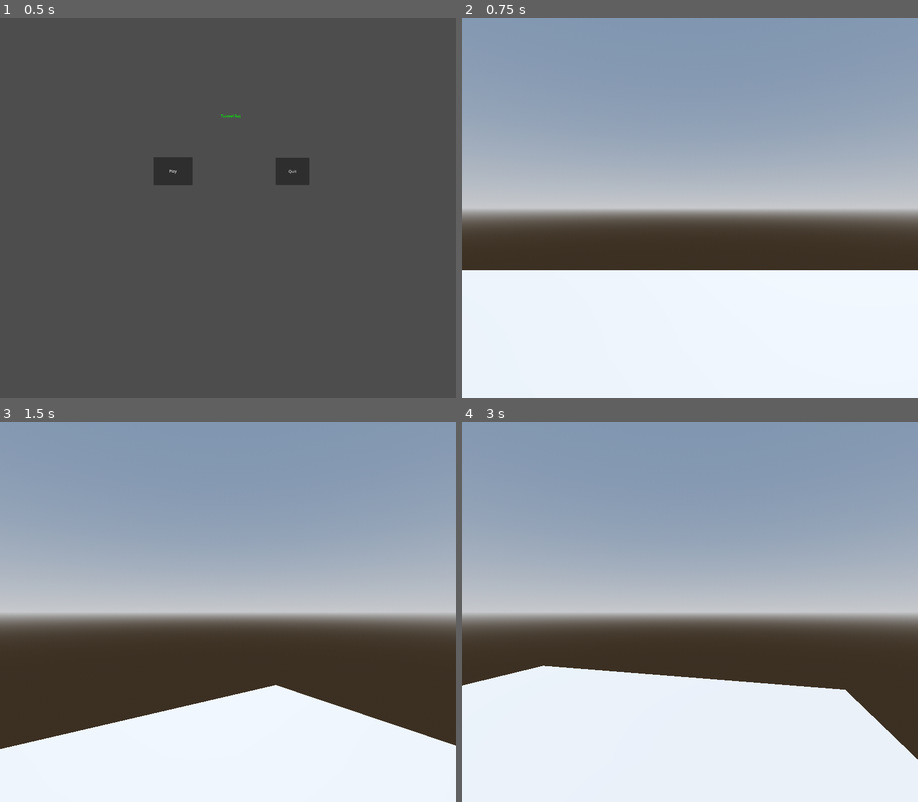
Above: before the commit, frames 1-4 (two rows, left to right).
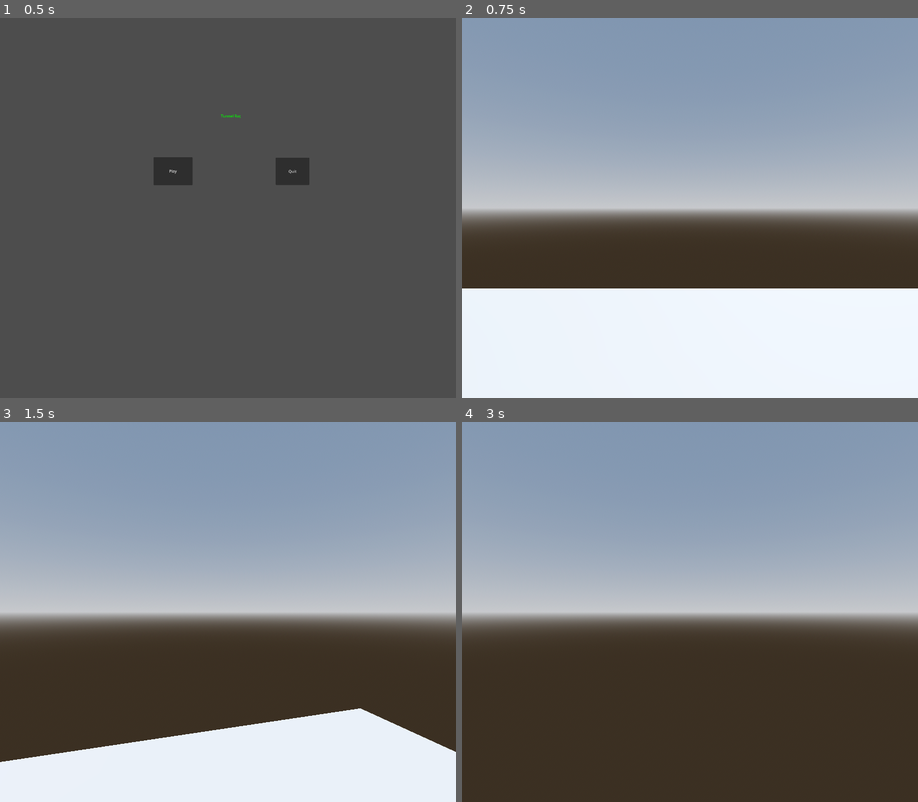
Above: after the commit, the same moments.

Repository: rgipsonhansen/Tunnel-Rat
Game: Godot game, scene res://main_screen.tscn
Two runs of this game, one before a commit and one after it. Both use one fixed random seed, a clock stepped at 60 frames per second and the inputs below.
Inputs (mouse positions are in pixels of both pictures, inside the frame that each line leads up to):
- Up to frame 1 (0.5 s): no input
- Up to frame 2 (0.75 s): click "Play" at 0.5 s
- Up to frame 3 (1.5 s): tap Enter (ui_accept) at 1.25 s; move the mouse to (328, 593) at 1.27 s; hold D (rotateRight) from 1.28 s (still down)
- Up to frame 4 (3 s): tap Enter (ui_accept) at 1.52, 2.27 s; move the mouse to (598, 631) at 2.02 s; release D (rotateRight) at 2.03 s; hold S (back) 2.03-2.78 s; move the mouse to (735, 528) at 2.77 s; hold D (rotateRight) from 2.78 s (still down)

Frame 1 is identical in both runs. In frame 2, 4.8% of the frame differs, in the area x 0-100%, y 66-72%; in frame 3, 4.8%; in frame 4, 31%, in the area x 0-100%, y 64-100%.

Commit message:
Added y axis mouse camera movement

Diff:
--- a/player.gd
+++ b/player.gd
@@ -1,11 +1,23 @@
 extends CharacterBody3D
 
+@onready var head = $Head
 
 const SPEED = 5.0
 const JUMP_VELOCITY = 4.5
+const MOUSE_SENS = 0.25
 @export var turn_speed = 0.025
 # Get the gravity from the project settings to be synced with RigidBody nodes.
 var gravity = ProjectSettings.get_setting("physics/3d/default_gravity")
+
+func _ready():
+	Input.set_mouse_mode(Input.MOUSE_MODE_CAPTURED)
+
+#mouse movement on the y axis
+func _input(event):
+	if event is InputEventMouseMotion:
+		rotate_y(deg_to_rad(-event.relative.x * MOUSE_SENS))
+		#head.rotate_x(deg_to_rad(-event.relative.y * MOUSE_SENS))
+		#head.rotation_x = clamp(head.rotation.x,deg_to_rad(-89),deg_to_rad(89))
 
 
 func _physics_process(delta):
@@ -22,6 +34,7 @@
 	var input_dir = Input.get_vector("left", "right", "forward", "back")
 	var direction = (transform.basis * Vector3(input_dir.x, 0, input_dir.y)).normalized()
 
+
 	if direction:
 		velocity.x = direction.x * SPEED
 		velocity.z = direction.z * SPEED
@@ -29,9 +42,16 @@
 		velocity.x = move_toward(velocity.x, 0, SPEED)
 		velocity.z = move_toward(velocity.z, 0, SPEED)
 
+#Tank control movement
 	if Input.is_action_pressed('rotateLeft'):
 		rotation.y +=  .05
 	elif Input.is_action_pressed('rotateRight'):
 		rotation.y -= .05
+	#elif InputEventMouseMotion:
+		#rotate_object_local(Vector3.UP, event.relative.x * .001)
+		#rotate_object_local(Vector3.RIGHT, event.relative.y * 0.001)
+
+
+
 
 	move_and_slide()
--- a/world.tscn
+++ b/world.tscn
@@ -42,7 +42,7 @@
 [node name="player" parent="." instance=ExtResource("1_xqs5m")]
 transform = Transform3D(1, 0, 0, 0, 1, 0, 0, 0, 1, -0.0431461, 0.927639, 0.015697)
 
-[node name="Neck" type="Node3D" parent="player"]
-transform = Transform3D(1, 0, 0, 0, 1, 0, 0, 0, 1, 0, 0.283104, 0)
+[node name="Head" type="Node3D" parent="player"]
+transform = Transform3D(1, 0, 0, 0, 1, 0, 0, 0, 1, -0.0856419, 0.607082, -0.119413)
 
-[node name="Camera3D" type="Camera3D" parent="player/Neck"]
+[node name="Camera3D" type="Camera3D" parent="player/Head"]
